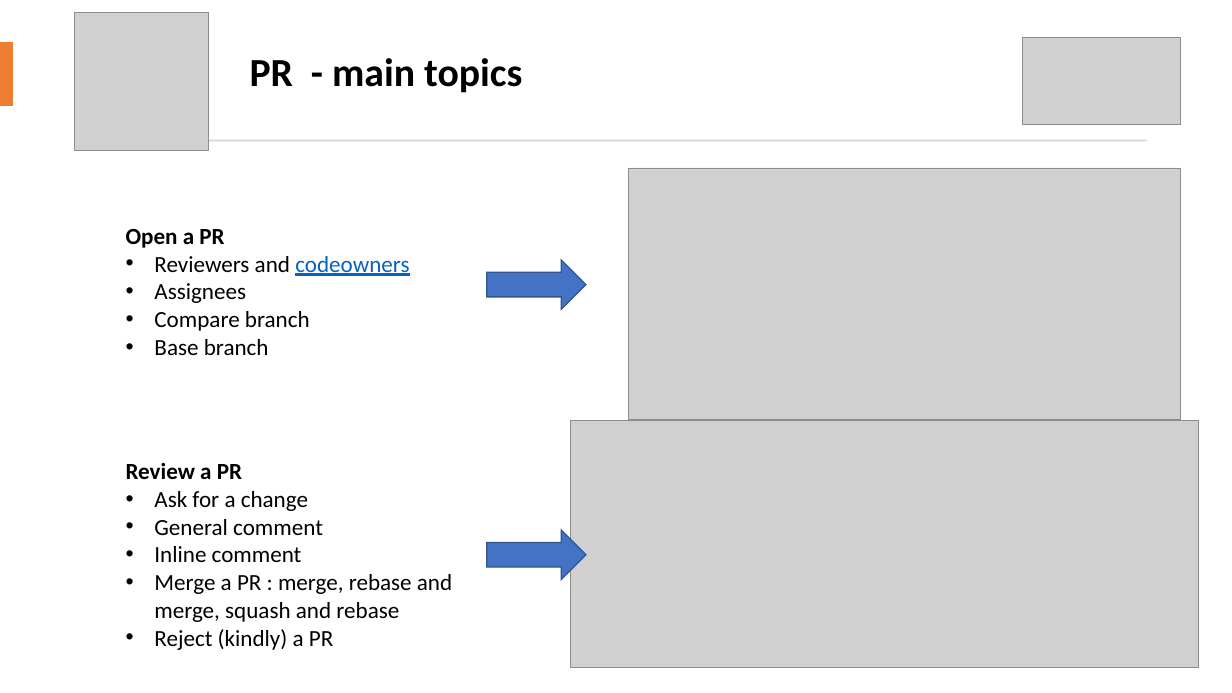
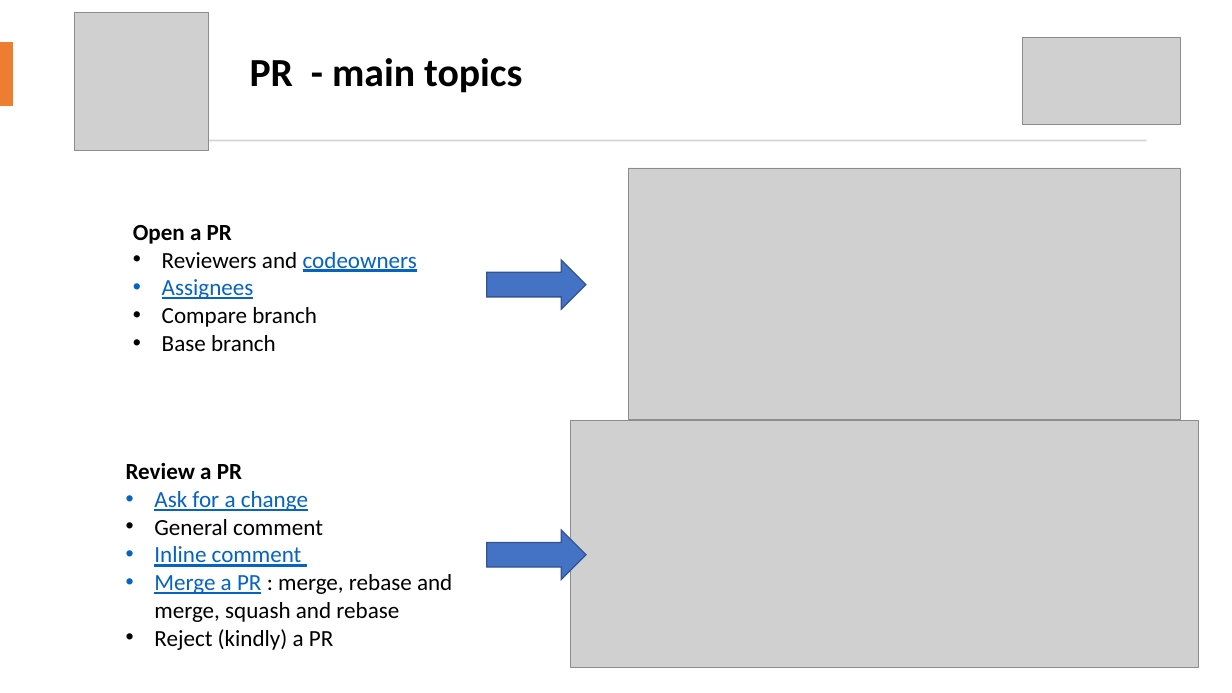
Before and after one commit to icub-tech-iit/training-pull-requests, a slide deck: slide 4 of training-pull-requests.pptx. Drawn at 1232x693 pixels with LibreOffice and Linux fonts; fonts in the diff are those of the drawing; grey boxes stand for pictures. Boxes give left, top, right and bottom in pixels: in the first picture for what was removed or moved away, otherwise in the second. Text is boxed around its words. In the diff, an @@ line names an element or a change of style, - is before the commit and + after.

Commit message:
updated slides

```diff
--- a/training-pull-requests.pptx
+++ b/training-pull-requests.pptx
@@ text "Open a PR": place and size @@
-text "Open a PR" at <box>126,229,409,355</box>
+text "Open a PR" at <box>133,225,417,351</box>
@@ text at <box>162,279,254,299</box>: text colour #000000 to #0563C1, underline on in "Assignees" @@
@@ text at <box>154,491,452,622</box>: text colour #000000 to #0563C1, underline on in "Ask for a change", "Inline comment", "Merge a PR" @@
```
